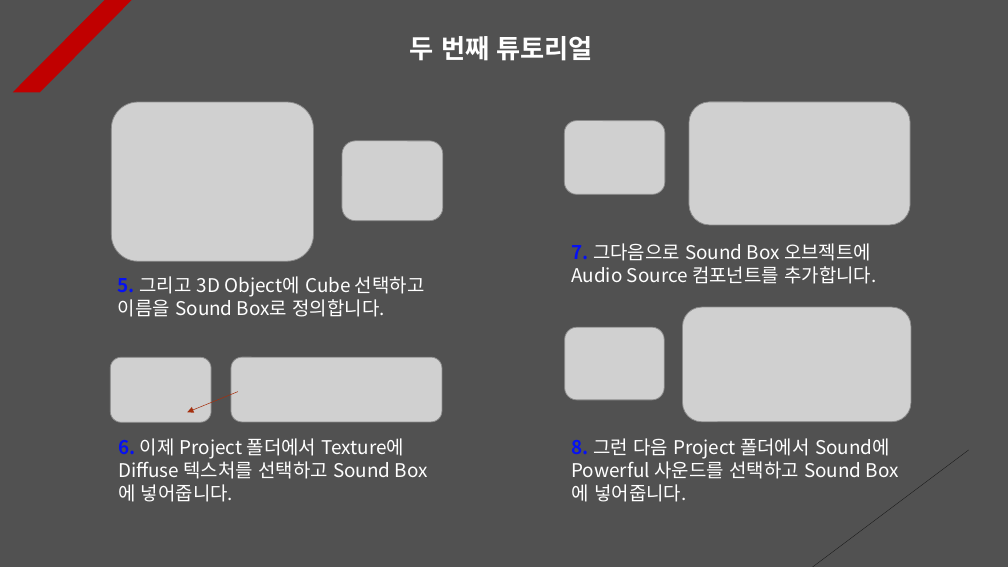
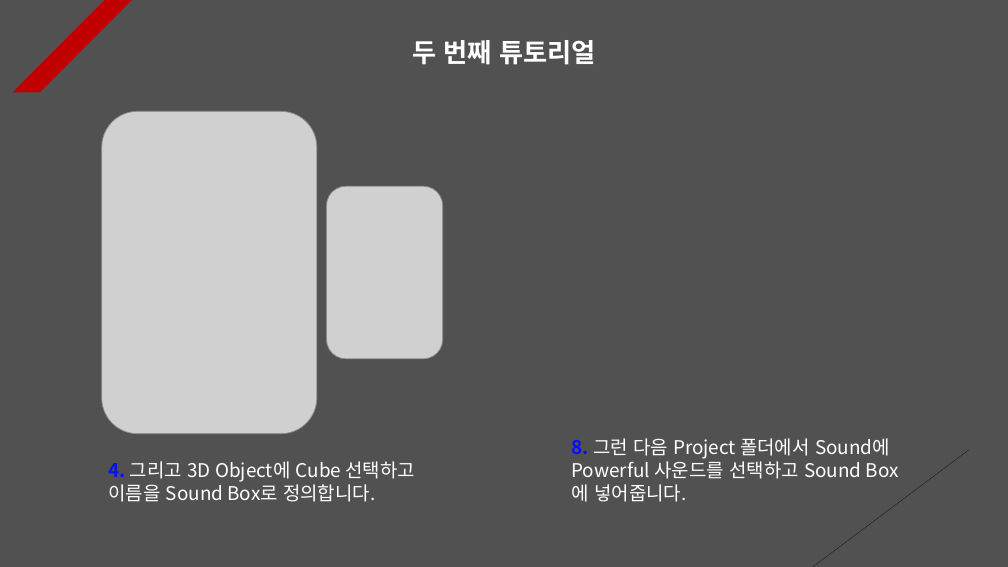
Before and after one commit to Unity2033/3D-UnityEngine, a slide deck: slide 2 of Assets/Class/Sound/PPT Data/Sound Example.pptx. Drawn at 1008x567 pixels with LibreOffice and Linux fonts; fonts in the diff are those of the drawing; grey boxes stand for pictures. Boxes give left, top, right and bottom in pixels: in the first picture for what was removed or moved away, otherwise in the second. Text is boxed around its words. In the diff, an @@ line names an element or a change of style, - is before the commit and + after.

```diff
--- a/Assets/Class/Sound/PPT Data/Sound Example.pptx
+++ b/Assets/Class/Sound/PPT Data/Sound Example.pptx
@@ text "두 번째 튜토리얼" at (412,40,595,65): alignment left to centre @@
@@ picture: place and size @@
-picture at (111,102,313,262)
+picture at (102,111,318,433)
@@ picture removed at (689,102,910,225) @@
@@ picture removed at (342,141,442,221) @@
@@ picture removed at (565,121,665,194) @@
@@ picture added at (327,186,443,358) @@
@@ text removed at (571,243,876,284) @@
-7. 그다음으로 Sound Box 오브젝트에 Audio Source 컴포넌트를 추가합니다.
@@ picture removed at (565,327,665,400) @@
@@ picture removed at (683,307,911,422) @@
@@ picture removed at (110,358,211,423) @@
@@ picture removed at (231,357,442,422) @@
@@ arrow removed from (238, 392) to (188, 412) @@
@@ text removed at (118,438,405,502) @@
-6. 이제 Project 폴더에서 Texture에 Diffuse 텍스처를 선택하고 Sound Box에 넣어줍니다.
@@ text at (108,461,415,502): text changed @@
-5. 그리고 3D Object에 Cube 선택하고 이름을 Sound Box로 정의합니다.
+4. 그리고 3D Object에 Cube 선택하고 이름을 Sound Box로 정의합니다.
```
Also in this commit, not shown: 9 other slides changed, 1 slide added, 13 other files.
